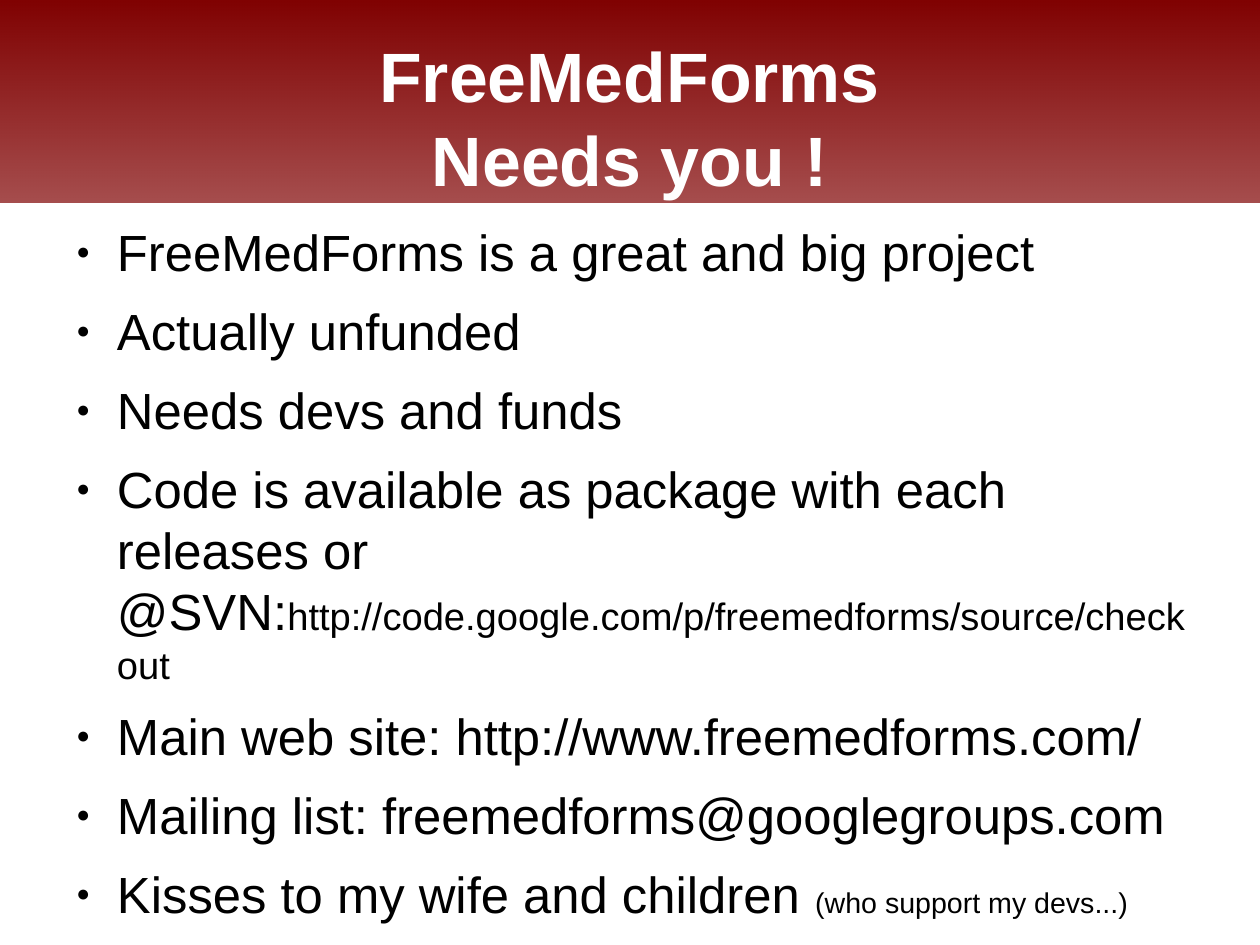
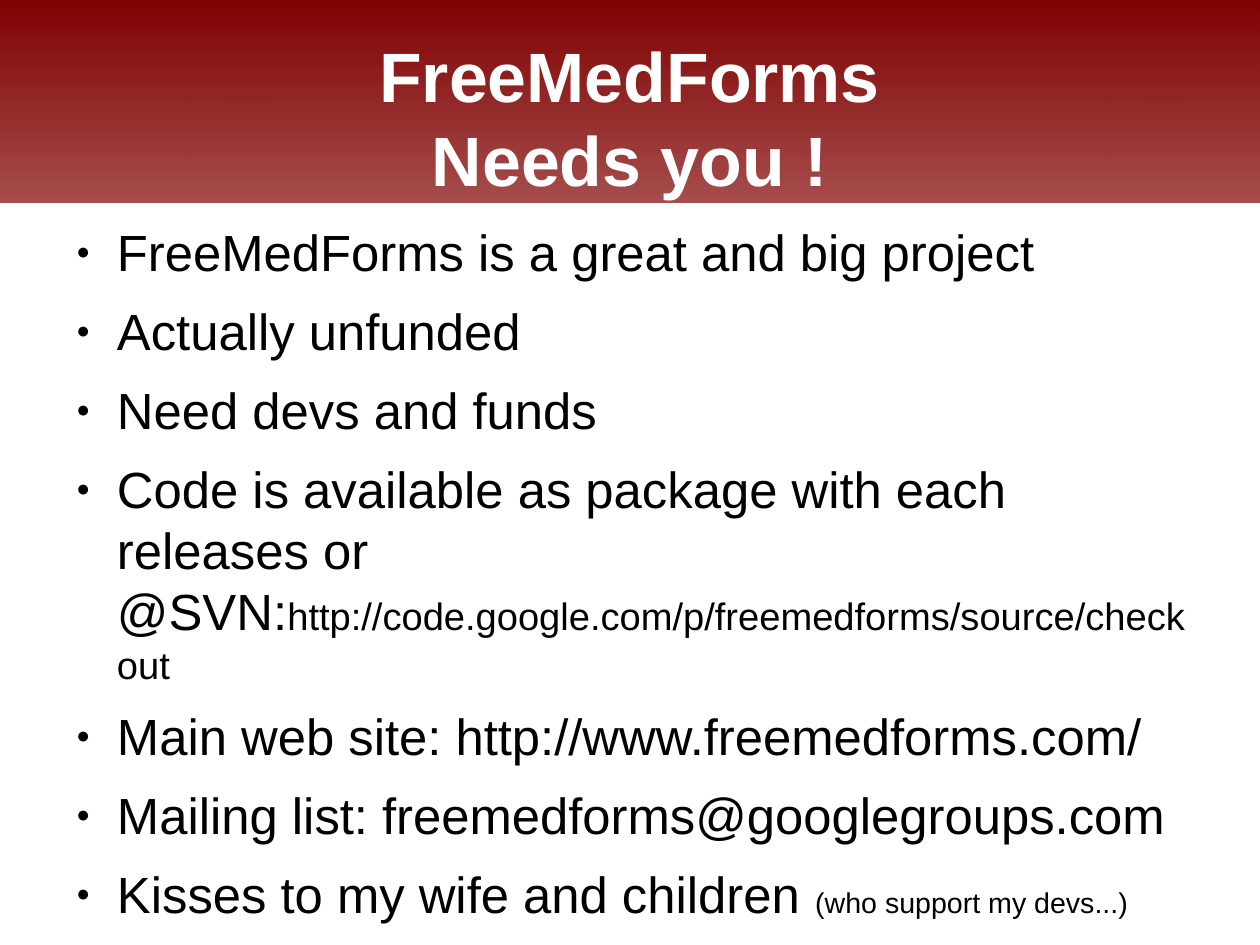
Before and after one commit to FreeHealth/freehealth, a slide deck: slide 13 of science/freemedforms_fosdem2011.odp (slide 12 before the commit). Drawn at 1260x945 pixels with LibreOffice and Linux fonts; fonts in the diff are those of the drawing; background and template pictures are left out. Boxes give left, top, right and bottom in pixels: in the first picture for what was removed or moved away, otherwise in the second. Text is boxed around its words. In the diff, an @@ line names an element or a change of style, - is before the commit and + after.

```diff
--- a/science/freemedforms_fosdem2011.odp
+++ b/science/freemedforms_fosdem2011.odp
@@ text at <box>117,392,597,430</box>: text changed @@
-● Needs devs and funds
+● Need devs and funds
```
Also in this commit, not shown: 4 other slides changed, 1 slide added.
